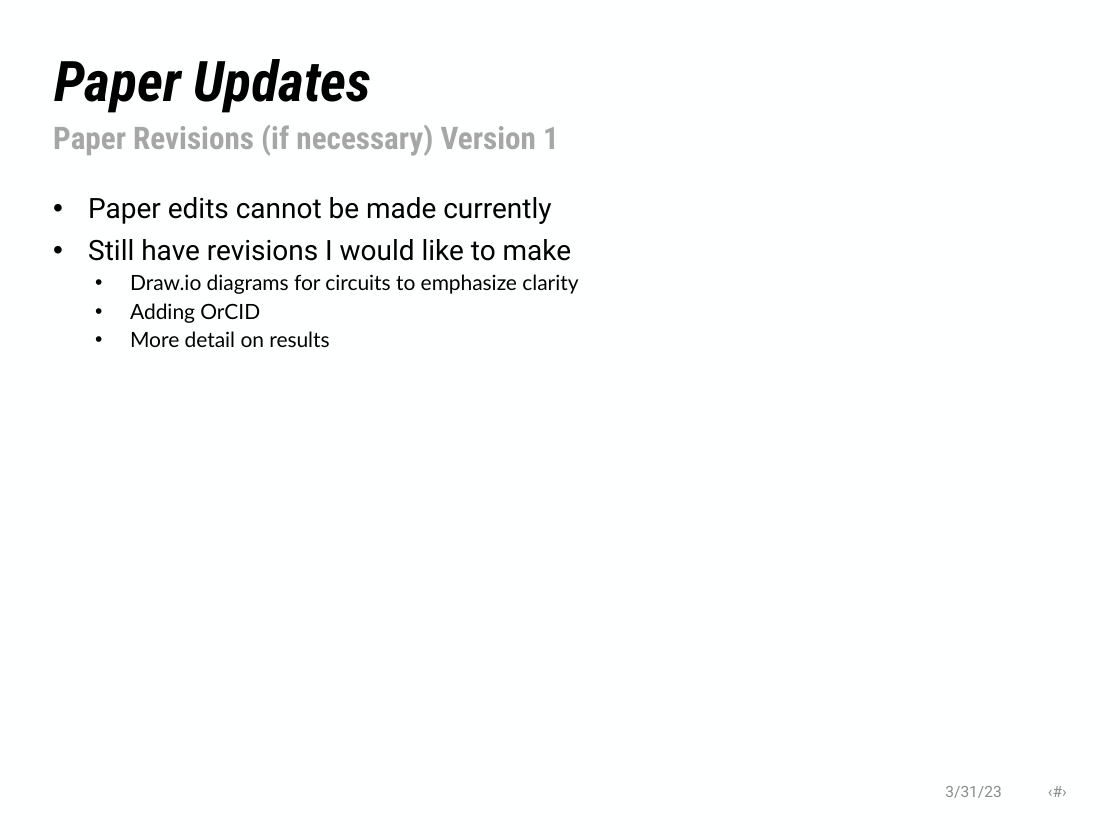
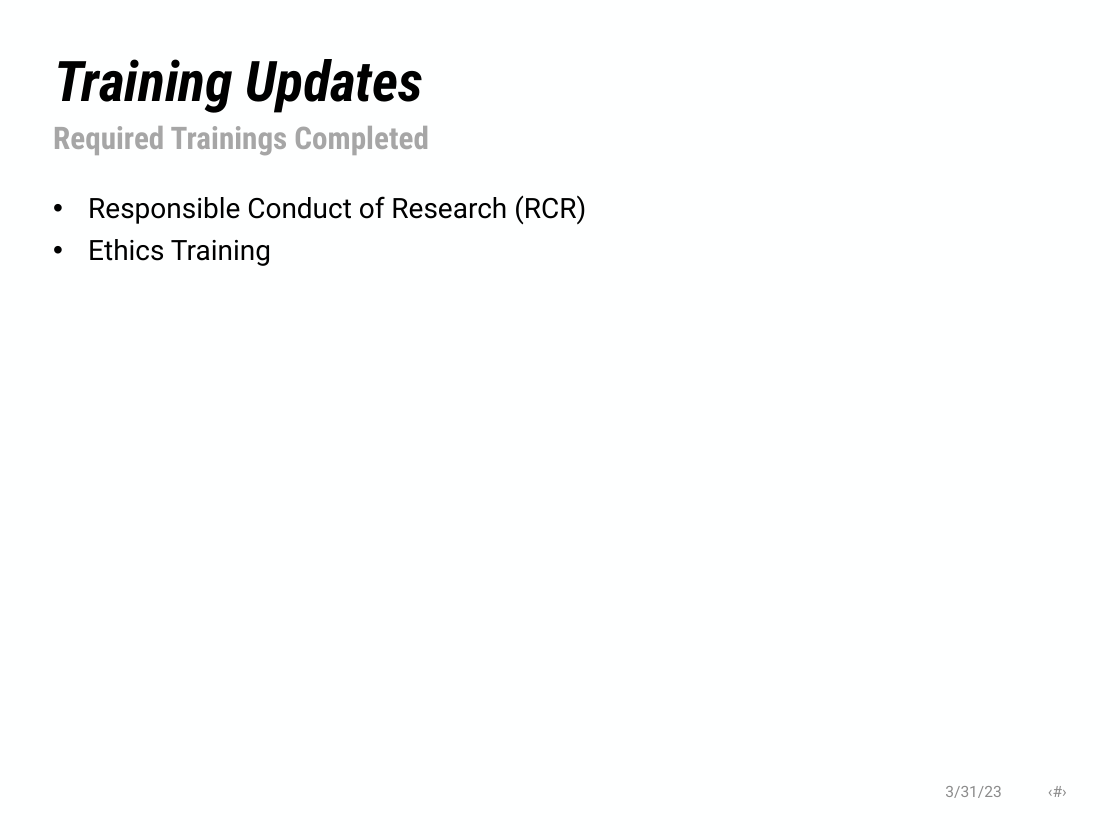
Before and after one commit to NHuang58/Biomedical_Device_PCB, a slide deck: slide 7 of Documentation/Slides/Week_31.pptx (slide 4 before the commit). Drawn at 1120x840 pixels with LibreOffice and Linux fonts; fonts in the diff are those of the drawing; background and template pictures are left out. Boxes give left, top, right and bottom in pixels: in the first picture for what was removed or moved away, otherwise in the second. Text is boxed around its words. In the diff, an @@ line names an element or a change of style, - is before the commit and + after.

```diff
--- a/Documentation/Slides/Week_31.pptx
+++ b/Documentation/Slides/Week_31.pptx
@@ title at (54,59,424,113): text changed @@
-Paper Updates
+Training Updates
@@ text at (53,126,428,156): text changed @@
-Paper Revisions (if necessary) Version 1
+Required Trainings Completed
@@ text at (88,195,586,266): text changed; size 13.5 to 18 pt; font Lato to Roboto @@
-• Paper edits cannot be made currently
-• Still have revisions I would like to make
-  • Draw.io diagrams for circuits to emphasize clarity
-  • Adding OrCID
-  • More detail on results
+• Responsible Conduct of Research (RCR)
+• Ethics Training
```
Also in this commit, not shown: 6 other slides changed, 1 slide added, 1 slide removed, 13 other files.
